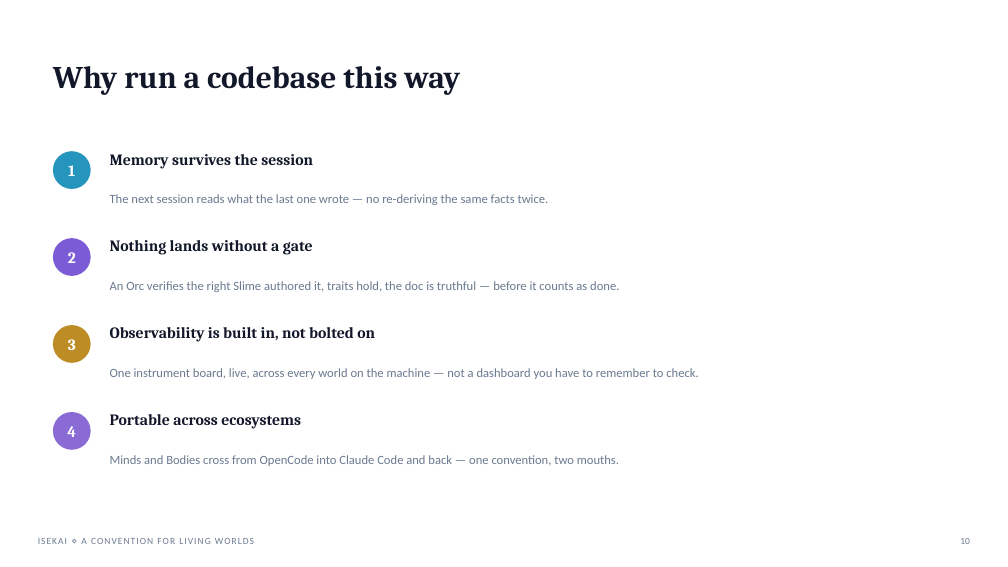
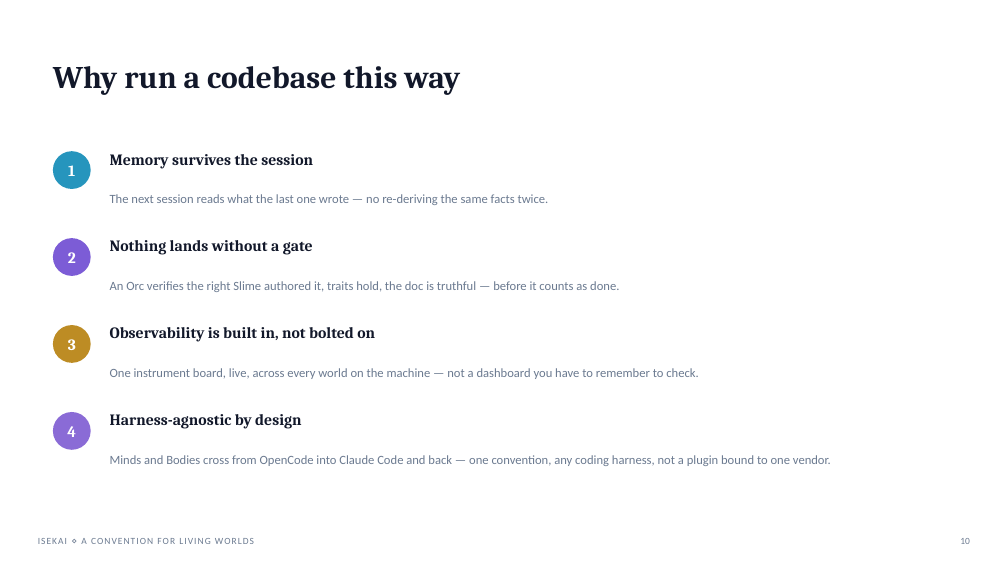
Before and after one commit to Kaginari/agentic-playground, a slide deck: slide 10 of presentations/isekai-opencode-overview.pptx. Drawn at 1008x567 pixels with LibreOffice and Linux fonts; fonts in the diff are those of the drawing. Boxes give left, top, right and bottom in pixels: in the first picture for what was removed or moved away, otherwise in the second. Text is boxed around its words. In the diff, an @@ line names an element or a change of style, - is before the commit and + after.

```diff
--- a/presentations/isekai-opencode-overview.pptx
+++ b/presentations/isekai-opencode-overview.pptx
@@ text at (x1=110, y1=414, x2=301, y2=429): text changed @@
-Portable across ecosystems
+Harness-agnostic by design
@@ text at (x1=110, y1=455, x2=831, y2=466): text changed @@
-Minds and Bodies cross from OpenCode into Claude Code and back — one convention, two mouths.
+Minds and Bodies cross from OpenCode into Claude Code and back — one convention, any coding harness, not a plugin bound to one vendor.
```
Also in this commit, not shown: 2 other slides changed, 3 other files.
